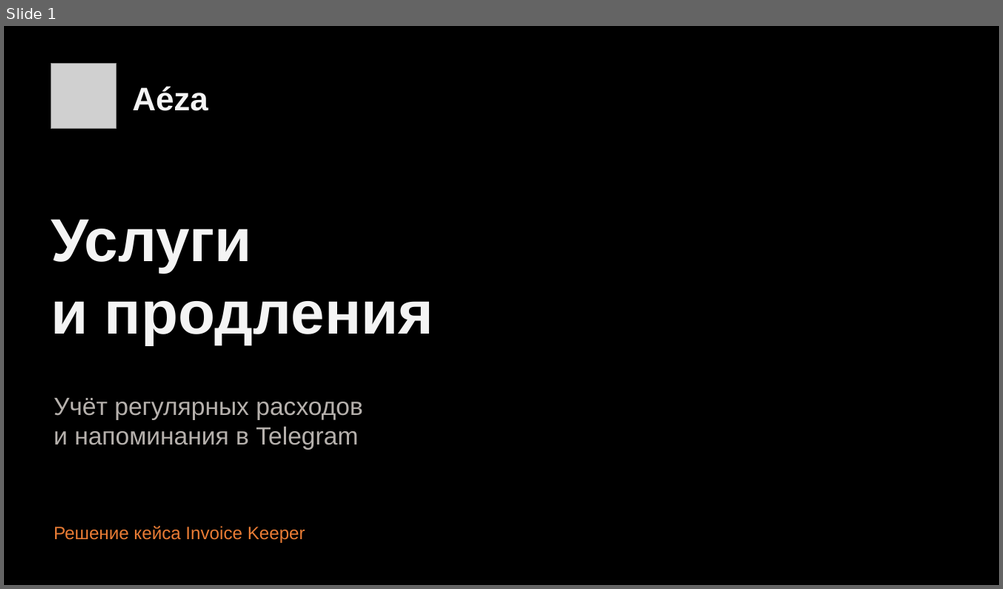
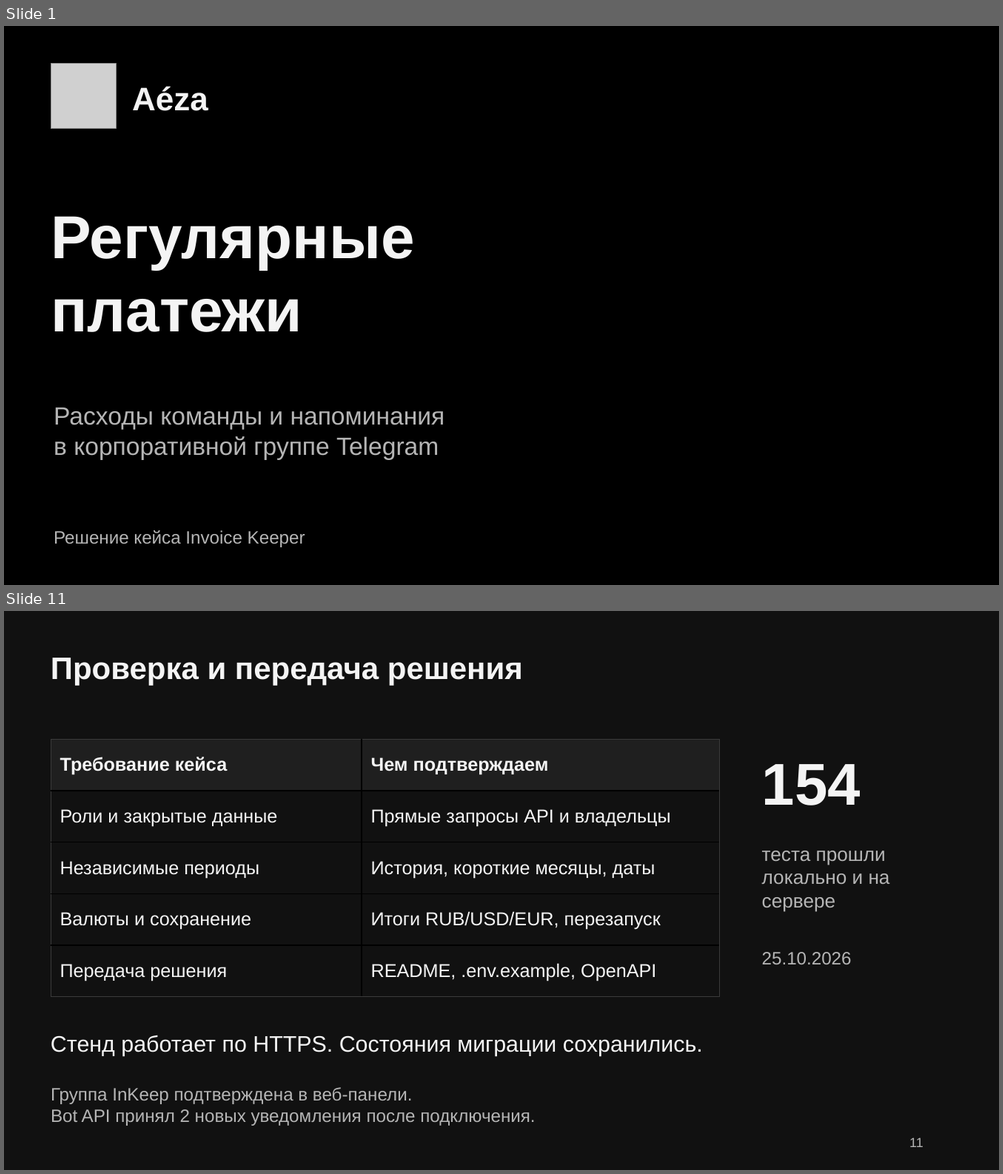
Before and after one commit to MadSparr0w0/aeza-renewals, a slide deck: deliverables/Rex_aeza_InvoiceKeeper.pptx. Shown one above the other, each under a label of ours: slide 1 before the commit, slides 1 and 11 after it; the slides between them are not shown. The pictures are 1003x589 and 1003x1174 pixels, drawn with LibreOffice and Linux fonts; fonts in the diff are those of the drawing; grey boxes stand for pictures. Boxes give left, top, right and bottom in pixels: in the first picture for what was removed or moved away, otherwise in the second. Text is boxed around its words. In the diff, an @@ line names an element or a change of style, - is before the commit and + after.

```diff
--- a/deliverables/Rex_aeza_InvoiceKeeper.pptx
+++ b/deliverables/Rex_aeza_InvoiceKeeper.pptx
@@ slide 11 added at bbox=[4, 611, 999, 1170], background #111111 @@
@@ text added at bbox=[51, 658, 523, 685], 30 pt, text #F4F4F4, bold @@
+Проверка и передача решения
@@ table added at bbox=[51, 739, 719, 997], 5 rows, 2 columns @@
+Требование кейса | Чем подтверждаем
+Роли и закрытые данные | Прямые запросы API и владельцы
+Независимые периоды | История, короткие месяцы, даты
+Валюты и сохранение | Итоги RUB/USD/EUR, перезапуск
+Передача решения | README, .env.example, OpenAPI
@@ text added at bbox=[762, 764, 860, 806], 57 pt, text #F4F4F4, bold @@
+154
@@ text added at bbox=[762, 851, 890, 911], 18.8 pt, text #B5B5B5 @@
+теста прошли
+локально и на сервере
@@ text added at bbox=[762, 952, 851, 965], 17.2 pt, text #B5B5B5 @@
+25.10.2026
@@ text added at bbox=[51, 1036, 703, 1056], 21.8 pt, text #F4F4F4 @@
+Стенд работает по HTTPS. Состояния миграции сохранились.
@@ text added at bbox=[51, 1088, 535, 1126], 17.2 pt, text #B5B5B5 @@
+Группа InKeep подтверждена в веб-панели.
+Bot API принял 2 новых уведомления после подключения.
@@ text added at bbox=[909, 1138, 923, 1147], 12.8 pt, text #B5B5B5 @@
+11
@@ slide 1 changed as well @@
@@ text at bbox=[51, 216, 415, 332]: text changed @@
-Услуги
-и продления
+Регулярные
+платежи
@@ text at bbox=[54, 408, 445, 460]: text changed; text colour #B6B1AD to #B5B5B5 @@
-Учёт регулярных расходов
-и напоминания в Telegram
+Расходы команды и напоминания
+в корпоративной группе Telegram
@@ text "Решение кейса Invoice Keeper" at bbox=[54, 531, 305, 548]: text colour #E97C35 to #B5B5B5 @@
```
Also in this commit, not shown: 6 other slides changed, 7 other slides added, 8 slides removed, 9 other files.
